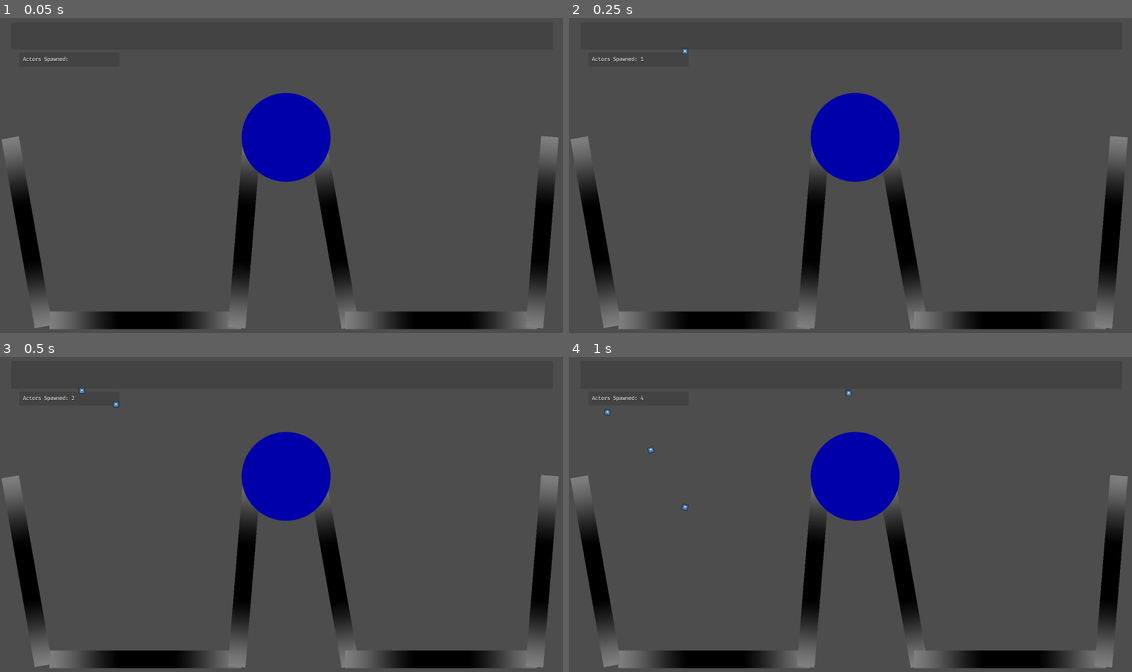
Above: before the commit, frames 1-4 (two rows, left to right).
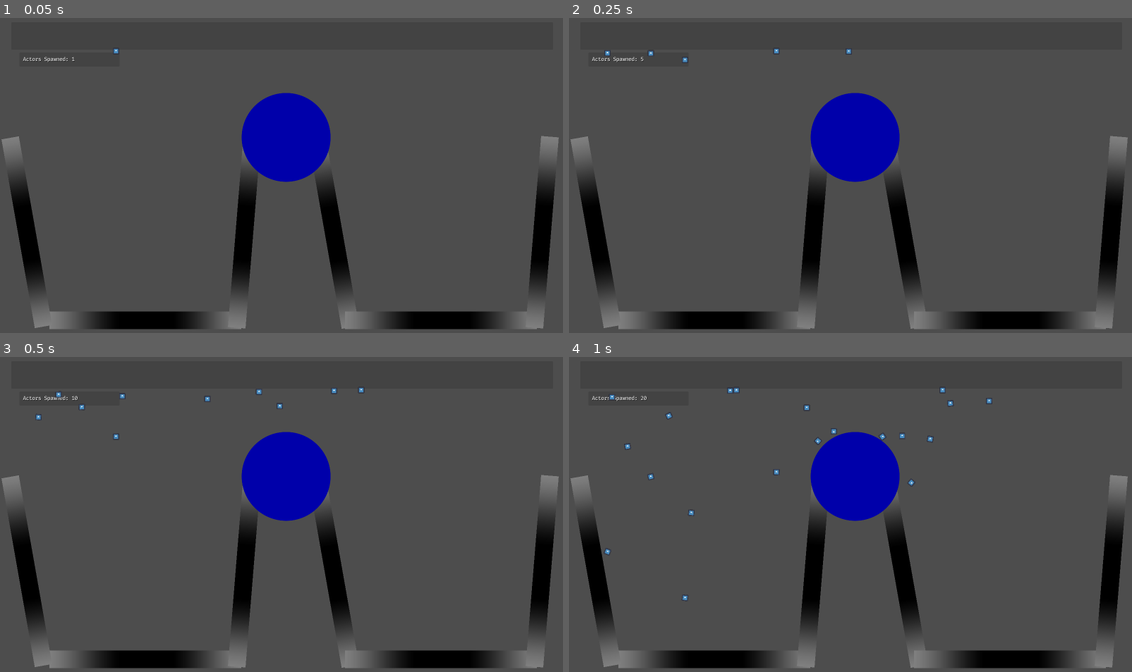
Above: after the commit, the same moments.

Repository: rchanlatte95/godot-ai-test
Game: Godot game, scene res://base.tscn
Same seed, same stepped clock (60 frames per second), same inputs: the game is played once before the commit and once after it. The engine's default icon, where the game draws it, is replaced by a stand-in: a white triangle on a blue panel in a dark square.
Inputs:
- Up to frame 1 (0.05 s): no input
- Up to frame 2 (0.25 s): no input
- Up to frame 3 (0.5 s): no input
- Up to frame 4 (1 s): no input

The runs differ from the first frame. In frame 1, less than 0.1% of the frame differs, in the area x 12-22%, y 9-14%; in frame 2, less than 0.1%; in frame 3, 0.2%; in frame 4, 0.4%, in the area x 6-76%, y 9-78%.

Commit message:
Adding randomize test

Diff:
--- a/snayff-ai-test/Rigidbody-Actor.tscn
+++ b/snayff-ai-test/Rigidbody-Actor.tscn
@@ -3,8 +3,8 @@
 [ext_resource type="Script" path="res://RigidbodyActor.gd" id="1_p1knm"]
 [ext_resource type="Texture2D" uid="uid://dd0m8tiq8q4x3" path="res://icon.svg" id="2_2fv7d"]
 
-[sub_resource type="CircleShape2D" id="CircleShape2D_6peee"]
-radius = 11.0
+[sub_resource type="RectangleShape2D" id="RectangleShape2D_pmim0"]
+size = Vector2(18, 18)
 
 [node name="Rigidbody-Actor" type="RigidBody2D" node_paths=PackedStringArray("RigidBody", "Collider", "BaseSprite")]
 contact_monitor = true
@@ -15,7 +15,7 @@
 BaseSprite = NodePath("Sprite2D")
 
 [node name="CollisionShape2D" type="CollisionShape2D" parent="."]
-shape = SubResource("CircleShape2D_6peee")
+shape = SubResource("RectangleShape2D_pmim0")
 
 [node name="Sprite2D" type="Sprite2D" parent="."]
 scale = Vector2(0.14, 0.14)
--- a/snayff-ai-test/RigidbodyActor.gd
+++ b/snayff-ai-test/RigidbodyActor.gd
@@ -5,29 +5,29 @@
 var sway_and_rotate: bool = false
 var i: float = 0.0
 
-func SpawnAsChild(_parent : Node2D, pos : Vector2, swayAndRotate: bool = false) -> void:
+func SpawnAsChild(_parent : Node2D, pos : Vector2, swayAndRotate: bool = false, scaleMassAndGravity: bool = false) -> void:
 	Parent = _parent
 	Parent.add_child(self)
 	position = pos
 	sway_and_rotate = swayAndRotate
+
 	if (sway_and_rotate):
-		ForceMultiplier = randf_range(-10.0, 10.0)
+		ForceMultiplier = randf_range(-5.0, 5.0)
 		RigidBody.add_constant_torque(25.0 * ForceMultiplier)
+
+	if (scaleMassAndGravity):
+		RigidBody.gravity_scale *= randf_range(0.25, 2.5)
+		RigidBody.mass *= randf_range(0.25, 2.5)
 
 func _ready() -> void:
 	pass
-
-func _process(delta: float) -> void:
-	if (sway_and_rotate == false):
-		return
-	i += 0.01
 
 func _physics_process(delta: float) -> void:
 	if (sway_and_rotate == false):
 		return
 
-	var dt = i * delta
-	#self.rotate(dt)
-	var new_pos = self.global_position
-	new_pos.x = sin(dt * ForceMultiplier) * ForceMultiplier
-	RigidBody.apply_central_force(new_pos)
+	i += delta
+	var pos = self.global_position
+	var new_pos = pos
+	new_pos.x += sin(i) * ForceMultiplier
+	RigidBody.apply_central_force(new_pos - pos)
--- a/snayff-ai-test/base.tscn
+++ b/snayff-ai-test/base.tscn
@@ -139,7 +139,8 @@
 [node name="PhysicsScene" type="Node2D" parent="scn" node_paths=PackedStringArray("InfoLabel")]
 script = ExtResource("3_boxhb")
 InfoLabel = NodePath("../../UI_Manager/PanelContainer/MarginContainer/ActorInfoLabel")
-SwayAndRotateTest = true
+SwayAndRotate = true
+RandomizeMassAndGravity = true
 
 [node name="Boundary" type="Sprite2D" parent="scn/PhysicsScene"]
 position = Vector2(412, 864)
--- a/snayff-ai-test/physics_scene.gd
+++ b/snayff-ai-test/physics_scene.gd
@@ -1,13 +1,14 @@
 extends Node2D
 
 @export var InfoLabel: Label
-@export var SwayAndRotateTest: bool
+@export var SwayAndRotate: bool
+@export var RandomizeMassAndGravity: bool
 
 var Newton = PhysicsServer2D
 var rb_obj = preload("res://Rigidbody-Actor.tscn")
 
 var INSTANCE_CTR: int = 0
-const SPAWN_RATE: float = 1.0 / 5.0
+const SPAWN_RATE: float = 1.0 / 25.0
 var actor_ct: int = 0
 var accum: float = 0.0
 
@@ -24,7 +25,7 @@
 
 		var obj = rb_obj.instantiate() as RigidbodyActor
 
-		obj.SpawnAsChild(self, Vector2(rand_x, 100.0), SwayAndRotateTest)
+		obj.SpawnAsChild(self, Vector2(rand_x, 100.0), SwayAndRotate, RandomizeMassAndGravity)
 		actor_ct += 1
 		InfoLabel.text = "Actors Spawned: %d" % [actor_ct]
 		accum = 0.0
